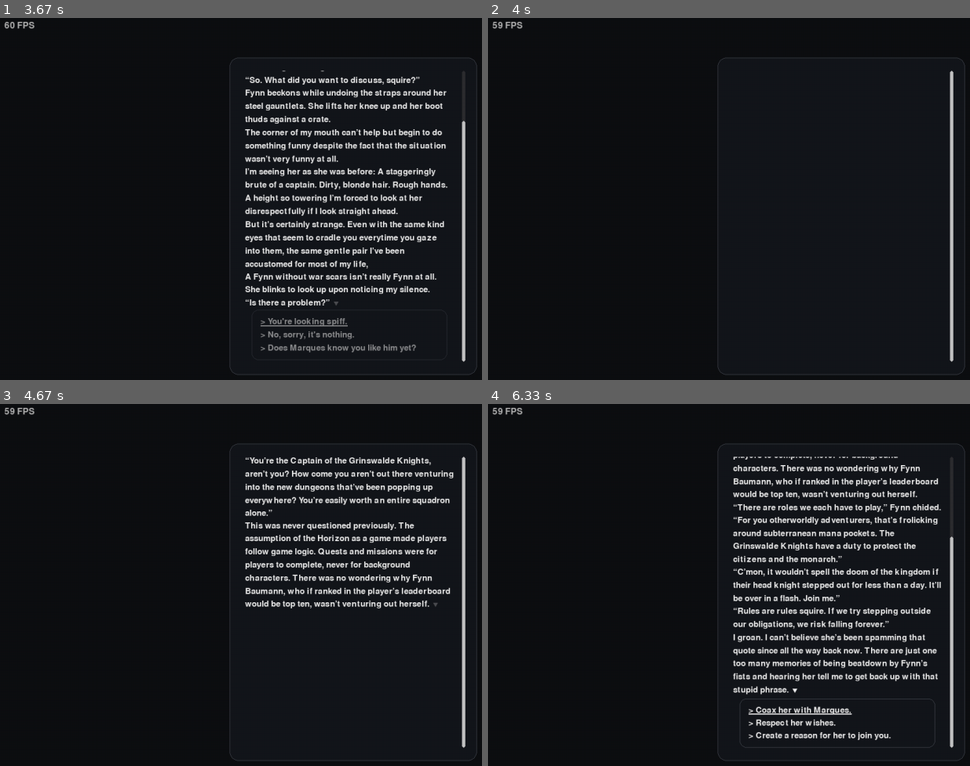
Above: before the commit, frames 1-4 (two rows, left to right).
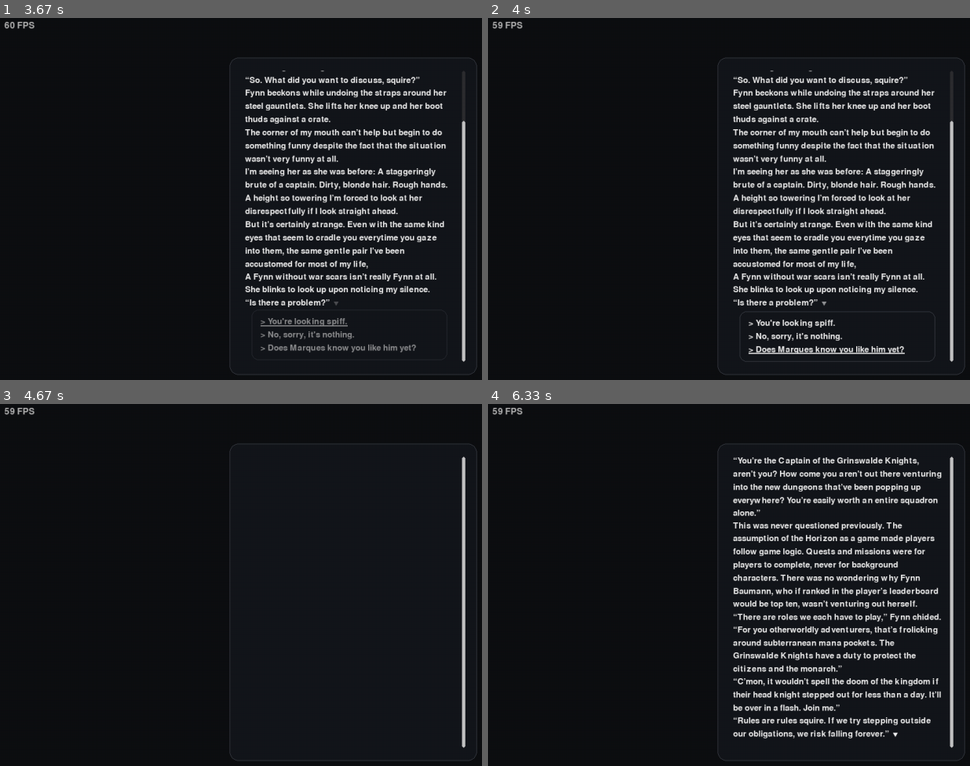
Above: after the commit, the same moments.

Repository: jhoangnguyen/solid
Game: pygame game, started from run.py
The game is run twice, just before and just after one commit, with the same random seed, the same clock (stepped at 60 frames per second) and the same inputs.
Inputs (mouse positions are in pixels of both pictures, inside the frame that each line leads up to):
- Up to frame 1 (3.67 s): click (351, 217) at 0.38 s; click (424, 303) at 0.72 s; click (outside the picture) at 1.05 s; click (187, 137) at 1.38 s; click (351, 264) at 1.72 s; click (255, 133) at 2.05 s; click (outside the picture) at 2.38 s; click (125, 253) at 2.72 s; click (149, 141) at 3.05 s; click (187, 285) at 3.38 s
- Up to frame 2 (4 s): hold Up 3.67-3.97 s; click (685, 144) at 3.75 s
- Up to frame 3 (4.67 s): click (245, 718) at 4.05 s; tap Enter at 4.33 s
- Up to frame 4 (6.33 s): click (outside the picture) at 4.72 s; click (outside the picture) at 5.05 s; click (704, 632) at 5.38 s; click (878, 711) at 5.72 s; click (704, 508) at 6.05 s

Frame 1 is identical in both runs. In frame 2, 7.6% of the frame differs, in the area x 50-97%, y 14-95%; in frame 3, 4.6%; in frame 4, 16%.

Commit message:
Refactoring into a choicecontroller

Diff:
--- /dev/null
+++ b/engine/ui/choice_controller.py
@@ -0,0 +1,46 @@
+from __future__ import annotations
+from dataclasses import dataclass, field
+from typing import List
+
+@dataclass
+class ChoiceController:
+    lines: List[str] = field(default_factory=list)
+    sel: int = -1
+    hover: int = -1
+    anim_t: float = 0.0
+    anim_dur: float = 0.18
+    anchor_bottom: bool = False # Keep scrolled to bottom while animation plays
+
+    # Lifecycle
+    def show(self, lines: List[str], anchor_bottom: bool) -> None:
+        self.lines = list(lines or [])
+        self.sel = 0 if self.lines else -1
+        self.hover = -1
+        self.anim_t = 0.0
+        self.anchor_bottom = bool(anchor_bottom)
+
+    def hide(self) -> None:
+        self.lines.clear()
+        self.sel = -1
+        self.hover = -1
+        self.anim_t = 0.0
+        self.anchor_bottom = False
+
+    def active(self) -> bool:
+        return bool(self.lines)
+
+    # Input
+    def move(self, delta: int) -> None:
+        if not self.lines: return
+        n = len(self.lines)
+        self.sel = (self.sel + delta) % n
+
+    def set_hover_index(self, idx: int | None) -> None:
+        self.hover = -1 if idx is None else int(idx)
+        if idx is not None:
+            self.sel = int(idx) # Hover also selects for underline
+
+    # Animation
+    def tick(self, dt: float) -> None:
+        if self.anim_t < self.anim_dur:
+            self.anim_t = min(self.anim_dur, self.anim_t + max(0.0, dt))
--- a/engine/ui/widgets/choice_box.py
+++ b/engine/ui/widgets/choice_box.py
@@ -1,6 +1,7 @@
 from __future__ import annotations
 from typing import List, Tuple
 import pygame
+
 
 def _ease_out_cubic(t: float) -> float:
     t = 0.0 if t < 0.0 else 1.0 if t > 1.0 else t
@@ -83,12 +84,13 @@
                     lines: List[str],
                     theme,
                     y_top: int,
-                    point_widget_coords: Tuple[int, int]) -> Optional[int]:
+                    point_widget_coords: Tuple[int, int],
+                    strict_text_x: bool = False) -> int | None:
         """ Return index of line under the mouse, or None. """
         if not lines:
             return None
         inset = getattr(theme, "choice_inset_px", 12)
-        pad_t, pad_r, pad_b, pad_l_ = getattr(theme, "choice_padding", _scale_padding(theme.padding, 0.6))
+        pad_t, pad_r, pad_b, pad_l = getattr(theme, "choice_padding", _scale_padding(theme.padding, 0.6))
         font = pygame.font.Font(theme.font_path, theme.font_size)
         ls = theme.line_spacing
 
@@ -96,16 +98,30 @@
         box_w = max(0, viewport.w - inset * 2)
         xw, yw = point_widget_coords
         if xw < box_x or xw > box_x + box_w:
-            return None
+            # Needs to strictly be hovering the text
+            if not strict_text_x:
+                return None
         y_local = yw - y_top - pad_t
         if y_local < 0:
             return None
 
         y = 0
         for i, line in enumerate(lines):
-            h = font.render(line or "", True, (0, 0, 0)).get_height()
-            row_h = h + (ls if i < len(lines) - 1 else 0)
+        # measure current row
+            text_w, text_h = font.size(line or "")
+            row_h = text_h + (ls if i < len(lines) - 1 else 0)
+
+            # vertical row bounds
             if y <= y_local < y + row_h:
-                return i
+                if strict_text_x:
+                    x0 = box_x + pad_l
+                    x1 = x0 + text_w
+                    if x0 <= xw <= x1:
+                        return i
+                    return None
+                else:
+                    return i
+
             y += row_h
+
         return None
--- a/engine/ui/widgets/text_box.py
+++ b/engine/ui/widgets/text_box.py
@@ -9,6 +9,7 @@
 from engine.ui.scroll_bar import Scrollbar
 from engine.ui.widgets.choice_box import ChoiceBox
 from engine.ui.scroll_model import ScrollModel
+from engine.ui.choice_controller import ChoiceController
 
 class TextBox:
     """
@@ -26,12 +27,7 @@
         "scroller",
         "model",
         "view",
-        "_choice_lines",
-        "_choice_anim_t",
-        "_choice_anim_dur",
-        "_choice_anchor_bottom",
-        "_choice_selected_idx",
-        "_choice_hover_idx",
+        "choices",
         "_follow_bottom",
         )
 
@@ -52,14 +48,9 @@
 
         self.model = TextModel(reveal)
         self.view = TextView(theme)
-        self.scroller = ScrollModel(content_h=0, viewport_h=self.view, offset=0.0)
-
-        self._choice_lines = None
-        self._choice_anim_t = 0.0
-        self._choice_anim_dur = 0.18
-        self._choice_anchor_bottom = False
-        self._choice_selected_idx = -1
-        self._choice_hover_idx = -1
+        self.scroller = ScrollModel(content_h=0, viewport_h=self.viewport_height, offset=0.0)
+
+        self.choices = ChoiceController()
         self._follow_bottom = True
 
     # ---------- authoring ----------
@@ -123,13 +114,11 @@
         if (flags.get("released") or flags.get("animating")) and (self._follow_bottom or self._near_bottom()):
             self.scroller.to_bottom()
         # Tick overlay
-        if self._choice_lines is not None and self._choice_anim_t < self._choice_anim_dur:
-            self._choice_anim_t = min(self._choice_anim_dur, self._choice_anim_t + dt)
-            # if we were at bottom when the panel appeared, keep anchoring during its growth
-            if self._choice_anchor_bottom or self._follow_bottom:
+        if self.choices.active():
+            prev = self.choices.anim_t
+            self.choices.tick(dt)
+            if (self.choices.anchor_bottom or self._follow_bottom) and self.choices.anim_t > prev:
                 self.scroller.to_bottom()
-        elif self._choice_lines is not None:
-            self._choice_anchor_bottom = False
 
     def on_player_press(self) -> None:
         """ Function to scroll on player mouse click or pressing a key. """
@@ -144,57 +133,83 @@
     def show_choice_box(self, lines: list[str]) -> None:
         """ Show a choices overlay (renders inside the textbox viewport). """
         was_bottom = self._near_bottom()
-
-        self._choice_lines = list(lines or [])
-        self._choice_anim_t = 0.0
-        self._choice_anchor_bottom = was_bottom
-        self._choice_selected_idx = 0 if self._choice_lines else -1 # Keyboard-ready
-        self._choice_hover_idx = -1
-
-        if was_bottom:
-            self.scroller.to_bottom()
+        self.choices.show(lines, anchor_bottom=was_bottom)
+        if was_bottom: self.scroller.to_bottom()
 
     def hide_choice_box(self) -> None:
         """ Hide the choices overlay. """
-        self._choice_lines = None
-        self._choice_anim_t = 0.0
-        self._choice_anchor_bottom = False
-        self._choice_selected_idx = -1
-        self._choice_hover_idx = -1
+        self.choices.hide()
 
     # ---------- presenter ------------
     def choice_active(self) -> bool:
-        return bool(self._choice_lines)
+        return self.choices.active()
 
     def choice_move_cursor(self, delta: int) -> None:
-        if not self._choice_lines:
-            return
-        n = len(self._choice_lines)
-        self._choice_selected_idx = (self._choice_selected_idx + delta) % n
+        self.choices.move(delta)
 
     def choice_get_selected_index(self) -> int:
-        return self._choice_selected_idx
+        return self.choices.sel
 
     def _choice_y_flow(self, viewport: pygame.Rect) -> int:
         return (viewport.y - int(round(self.scroller.offset)) + self.view.content_height(self.model.visible_entries) + self.model.last_entry_anim_offset() + max(self.theme.entry_gap, self.theme.line_spacing))
 
     def choice_hover_at(self, window_pos: tuple[int, int]) -> None:
-        if not self._choice_lines:
+        if not self.choices.active():
             return
+
         vx, vy = window_pos
-        # Convert to widget-layer coords
         wx = vx - self.rect.x
         wy = vy - self.rect.y
         viewport = self.view.viewport_rect(self.rect)
+
+        # Base flow Y (same as draw)
         y_flow = self._choice_y_flow(viewport)
-        idx = ChoiceBox.hit_test(viewport, self._choice_lines, self.theme, y_flow, (wx, wy))
-        self._choice_hover_idx = (-1 if idx is None else idx)
-        if idx is not None:
-            self._choice_selected_idx = idx # Hover also selects for underline
+
+        # Slide offset used in ChoiceBox.draw_flow (8px -> 0px)
+        u = 1.0 if self.choices.anim_dur <= 0 else min(1.0, self.choices.anim_t / self.choices.anim_dur)
+        slide_offset = int((1.0 - u) * 8)
+        y_effective = y_flow - slide_offset
+
+        # Hover: row-wide is friendlier (strict_text_x=False)
+        idx = ChoiceBox.hit_test(
+            viewport=viewport,
+            lines=self.choices.lines,
+            theme=self.theme,
+            y_top=y_effective,
+            point_widget_coords=(wx, wy),
+            strict_text_x=False,
+        )
+        # Apply hover -> also sets selection for underline
+        self.choices.set_hover_index(idx)
 
     def choice_click(self, window_pos: tuple[int, int]) -> int | None:
-        self.choice_hover_at(window_pos)
-        return self._choice_selected_idx if self._choice_selected_idx >= 0 else None
+        if not self.choices.active():
+            return None
+
+        vx, vy = window_pos
+        wx = vx - self.rect.x
+        wy = vy - self.rect.y
+        viewport = self.view.viewport_rect(self.rect)
+
+        y_flow = self._choice_y_flow(viewport)
+
+        u = 1.0 if self.choices.anim_dur <= 0 else min(1.0, self.choices.anim_t / self.choices.anim_dur)
+        slide_offset = int((1.0 - u) * 8)
+        y_effective = y_flow - slide_offset
+
+        # Click: require pointer over actual text
+        idx = ChoiceBox.hit_test(
+            viewport=viewport,
+            lines=self.choices.lines,
+            theme=self.theme,
+            y_top=y_effective,
+            point_widget_coords=(wx, wy),
+            strict_text_x=True,
+        )
+        if idx is None:
+            return None
+        self.choices.set_hover_index(idx)  # sync selection to clicked row
+        return idx
 
     # ---------- scrolling ----------
     def scroll(self, dy: float) -> None:
@@ -265,18 +280,19 @@
             self.theme,
         )
 
-        if self._choice_lines:
+        # if self._choice_lines:
+        if self.choices.active():
             viewport = self.view.viewport_rect(self.rect)
             y_flow = viewport.y - int(round(self.scroller.offset)) + self.view.content_height(entries) + self.model.last_entry_anim_offset() + self._choice_gap_above()
             ChoiceBox.draw_flow(
                 layer=layer,
                 viewport=viewport,
-                lines=self._choice_lines,
+                lines=self.choices.lines,
                 theme=self.theme,
                 y_top=y_flow,
-                anim_t=self._choice_anim_t,
-                anim_duration=self._choice_anim_dur,
-                selected_idx=self._choice_selected_idx
+                anim_t=self.choices.anim_t,
+                anim_duration=self.choices.anim_dur,
+                selected_idx=self.choices.sel
             )
 
         # widget opacity
@@ -294,9 +310,9 @@
     def _visual_content_height(self) -> int:
         # content height from view + any remaining animation offset on last line
         h = self.view.content_height(self.model.visible_entries) + self.model.last_entry_anim_offset()
-        if self._choice_lines:
+        if self.choices.active():
             viewport = self.view.viewport_rect(self.rect)
-            h += self._choice_gap_above() + ChoiceBox.calc_height(viewport, self._choice_lines, self.theme)
+            h += self._choice_gap_above() + ChoiceBox.calc_height(viewport, self.choices.lines, self.theme)
         return h
 
     def _choice_gap_above(self) -> int:
